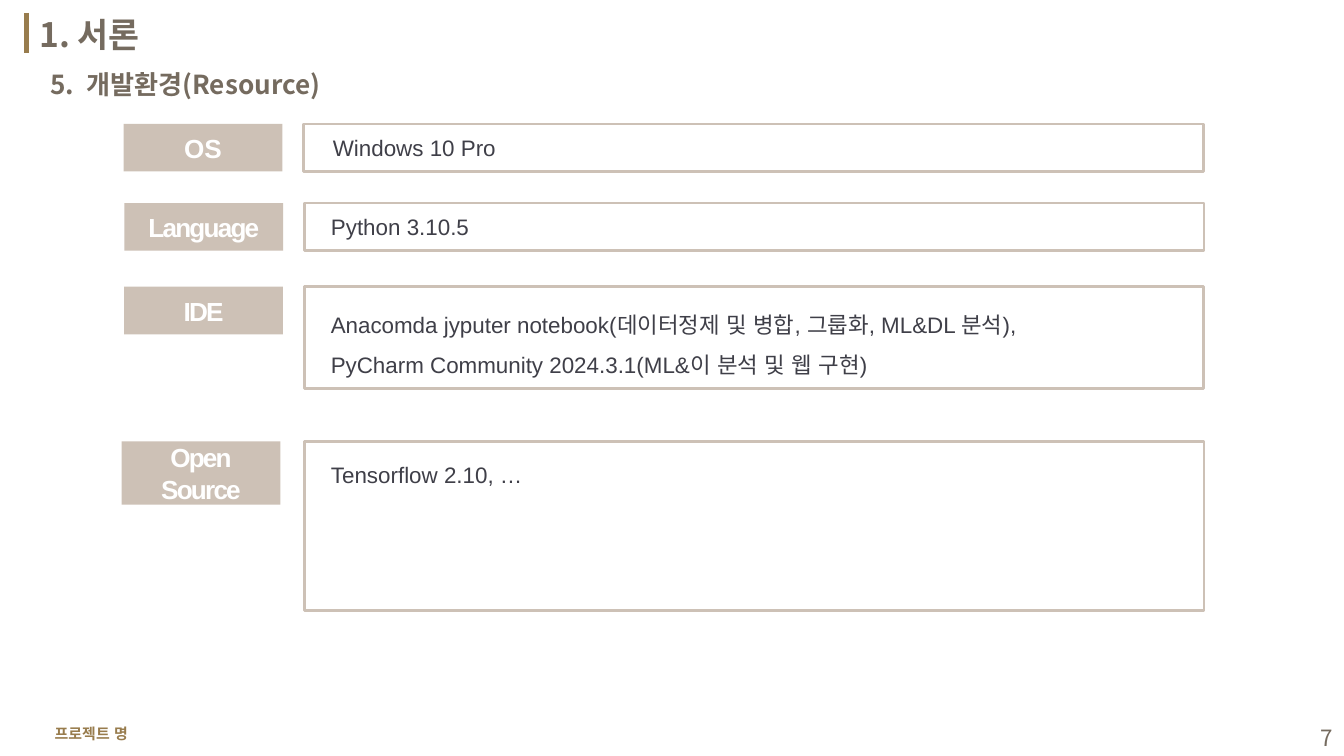
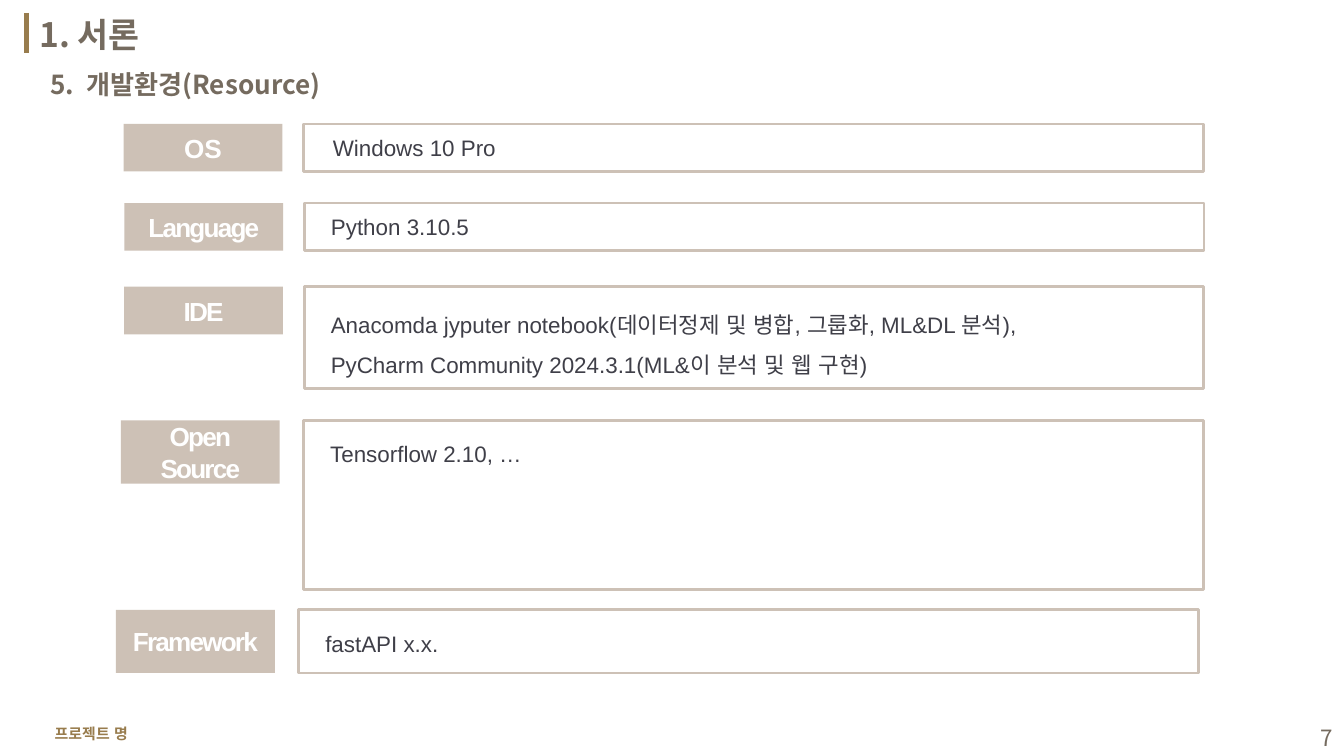
Before and after one commit to yisy0703/ai, a slide deck: slide 7 of lecNote/project(1stPersonal)/sample_ver1.pptx. Drawn at 1344x756 pixels with LibreOffice and Linux fonts; fonts in the diff are those of the drawing; background and template pictures are left out. Boxes give left, top, right and bottom in pixels: in the first picture for what was removed or moved away, otherwise in the second. Text is boxed around its words. In the diff, an @@ line names an element or a change of style, - is before the commit and + after.

Commit message:
FastAPI ORM

```diff
--- a/lecNote/project(1stPersonal)/sample_ver1.pptx
+++ b/lecNote/project(1stPersonal)/sample_ver1.pptx
@@ rectangle "Open": place and size @@
-rectangle "Open" at <box>121,441,280,504</box>
+rectangle "Open" at <box>121,421,280,484</box>
@@ rectangle "Tensorflow 2.10, …": place and size @@
-rectangle "Tensorflow 2.10, …" at <box>305,441,1204,610</box>
+rectangle "Tensorflow 2.10, …" at <box>304,421,1203,590</box>
@@ rectangle added at <box>116,610,274,673</box>, fill #CDC1B6, 14 pt, text #FFFFFF, bold @@
+Framework
@@ rectangle added at <box>298,610,1198,673</box>, fill #FFFFFF, outline #CDC1B6 1.5 pt, 12 pt, text #3F3F48 @@
+fastAPI x.x.
```
Also in this commit, not shown: 1 other slide changed.
